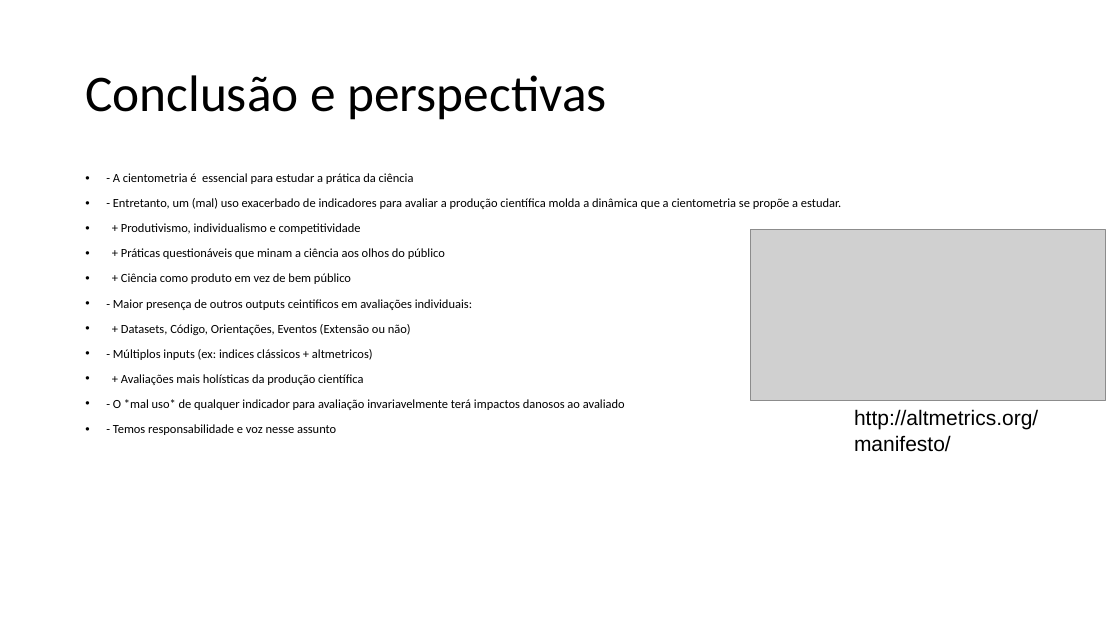
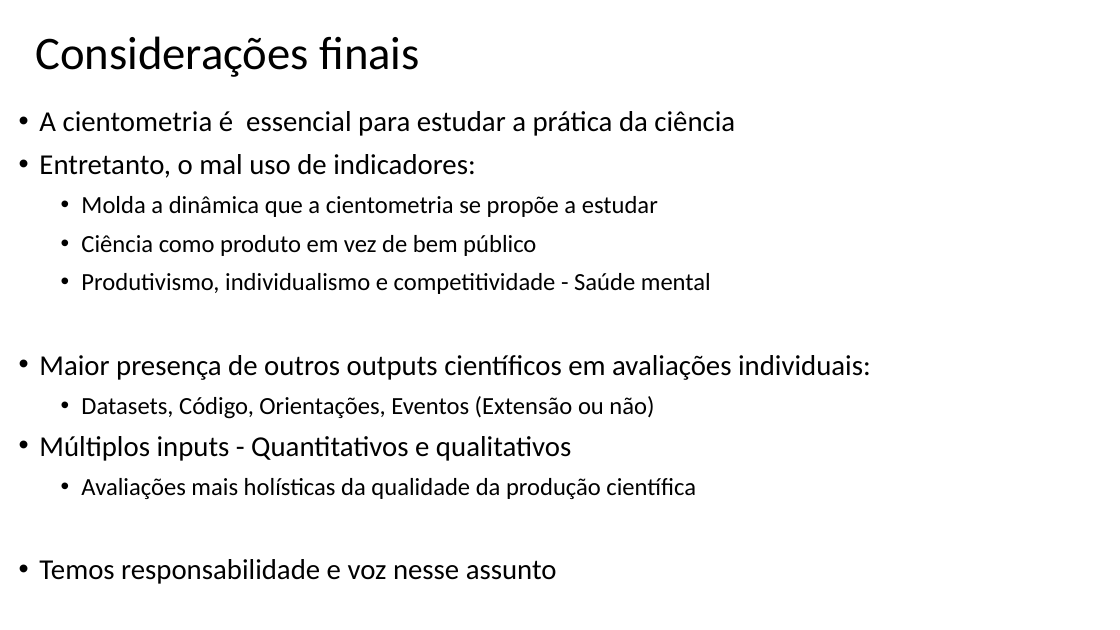
Before and after one commit to gavieira/ECG, a slide deck: slide 45 of apresentacao/apresentacao.pptx (slide 46 before the commit). Drawn at 1120x630 pixels with LibreOffice and Linux fonts; fonts in the diff are those of the drawing; grey boxes stand for pictures. Boxes give left, top, right and bottom in pixels: in the first picture for what was removed or moved away, otherwise in the second. Text is boxed around its words. In the diff, an @@ line names an element or a change of style, - is before the commit and + after.

```diff
--- a/apresentacao/apresentacao.pptx
+++ b/apresentacao/apresentacao.pptx
@@ text at [35,36,419,77]: text changed; size 44 to 40 pt @@
-Conclusão e perspectivas
+Considerações finais
@@ text at [39,111,871,584]: text changed; size 10.6 to 21.1 pt @@
-• - A cientometria é essencial para estudar a prática da ciência
-• - Entretanto, um (mal) uso exacerbado de indicadores para avaliar a produção científica molda a dinâmica que a cientometria se propõe a estudar.
-• + Produtivismo, individualismo e competitividade
-• + Práticas questionáveis que minam a ciência aos olhos do público
-• + Ciência como produto em vez de bem público
-• - Maior presença de outros outputs ceintificos em avaliações individuais:
-• + Datasets, Código, Orientações, Eventos (Extensão ou não)
-• - Múltiplos inputs (ex: indices clássicos + altmetricos)
-• + Avaliações mais holísticas da produção científica
-• - O *mal uso* de qualquer indicador para avaliação invariavelmente terá impactos danosos ao avaliado
-• - Temos responsabilidade e voz nesse assunto
+• A cientometria é essencial para estudar a prática da ciência
+• Entretanto, o mal uso de indicadores:
+  • Molda a dinâmica que a cientometria se propõe a estudar
+  • Ciência como produto em vez de bem público
+  • Produtivismo, individualismo e competitividade - Saúde mental
+• Maior presença de outros outputs científicos em avaliações individuais:
+  • Datasets, Código, Orientações, Eventos (Extensão ou não)
+• Múltiplos inputs - Quantitativos e qualitativos
+  • Avaliações mais holísticas da qualidade da produção científica
+• Temos responsabilidade e voz nesse assunto
@@ picture removed at [751,229,1106,401] @@
@@ text removed at [854,409,1038,452] @@
-http://altmetrics.org/manifesto/
```
Also in this commit, not shown: 10 other slides changed, 20 slides added, 14 slides removed, 9 other files.
